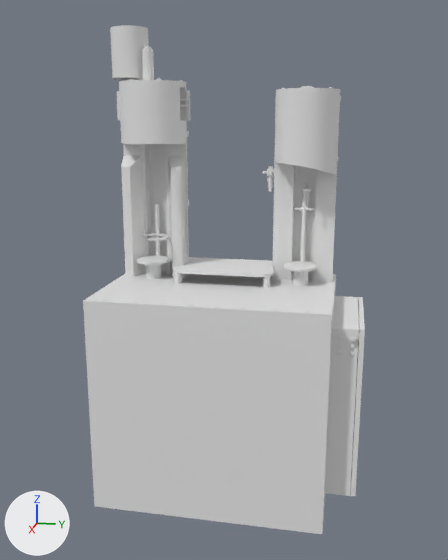
What one commit did to the FBX model Assets/_/Project/Art/Models/Machines/3D_Boucheuse.fbx.
Rendered twice from a 50 mm camera at (2.49, 0.51, 1.55) aimed at (0.02, 0.02, 0.93). Lighting does not change. The marker at lower left points along +X, +Y and +Z. The older version comes first. Where no turn or scale is listed for an object, it has been applied to the vertices. Vertices at exactly the same position are counted once.

In view in the first picture: 'Geo_Boucheuse', 'Geo_Button'.
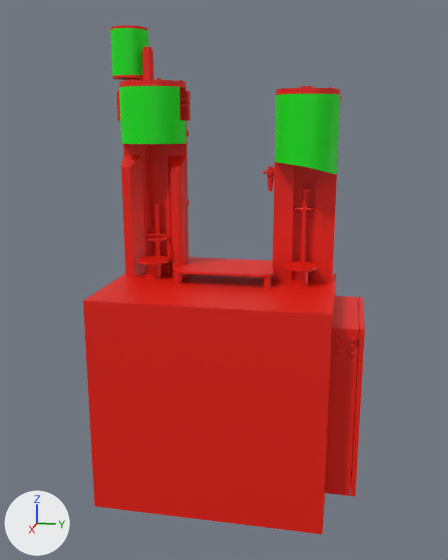
Where the newer file only moved an object's origin or applied its transform, the numbers keep the older frame.

Patch to the scene script:
```diff
--- a/Assets/_/Project/Art/Models/Machines/3D_Boucheuse.fbx.py
+++ b/Assets/_/Project/Art/Models/Machines/3D_Boucheuse.fbx.py
@@ mat_m_glass_001 @@
+mat_m_glass_001 = principled_material('M_Glass.001')
+mat_m_glass_001.base_color = (0.0, 0.8, 0.00372)  # green #00e70c
@@ mat_wood @@
+mat_wood = principled_material('Wood')
+mat_wood.base_color = (0.8, 0.306, 0.0)  # orange #e79600
@@ mat_m_metal @@
+mat_m_metal = principled_material('M_Metal')
+mat_m_metal.base_color = (0.8, 0.00815, 0.0)  # red #e71600
@@ me_cylinder_004 @@
 me_cylinder_004.from_pydata(...)  # 3966 vertices, 3922 faces; spans x -0.14..0.51, y -0.65..0.44, z -1.36..0.6
 # used by ob_geo_boucheuse; location = (-0.189, 0.152, 1.364)
+# me_cylinder_004 part 1: 136 of the faces centred in x -0.06..0.16, y -0.65..-0.34, z 0.12..0.58 switch from mat_material_004 (white #e7e7e7) to mat_m_glass_001 (green #00e70c)
+# me_cylinder_004 part 2: 34 of the faces centred in x 0.02..0.15, y 0.05..0.31, z 0.0..0.31 switch from mat_material_004 (white #e7e7e7) to mat_m_glass_001 (green #00e70c)
+# me_cylinder_004 part 3: 2912 of the faces centred in x -0.14..0.51, y -0.65..0.44, z -1.36..0.6 switch from mat_material_004 (white #e7e7e7) to mat_m_metal (red #e71600)
+me_cylinder_004.materials.append(mat_wood)  # orange #e79600
@@ me_cylinder_008 @@
+me_cylinder_008.from_pydata(...)  # 171 vertices, 196 faces; spans x 0.1964..0.2509, y 0.5397..0.5705, z 0.7704..0.8012
+me_cylinder_008.materials.append(mat_m_metal)  # red #e71600
@@ ob_geo_button @@
-ob_geo_button = bpy.data.objects.new('Geo_Button', me_cylinder_003)
-ob_geo_button.location = (0.0, 0.0, 0.0)
@@ ob_geo_button_06 @@
+ob_geo_button_06 = bpy.data.objects.new('Geo_Button_06', me_cylinder_008)
+ob_geo_button_06.location = (0.0, 0.0, 0.0)
```

What differs and where, as boxes (x1, y1, x2, y2) in the pictures (448 x 560 px):
'Geo_Button', deleted: before (337, 335, 357, 356)
'Geo_Button_06', added: after (349, 335, 357, 343)
part 1 of me_cylinder_004, recoloured (white to green): (110, 28, 186, 144) in both
part 2 of me_cylinder_004, recoloured (white to green): (274, 94, 340, 174) in both
part 3 of me_cylinder_004, recoloured (white to red): (83, 25, 365, 534) in both
